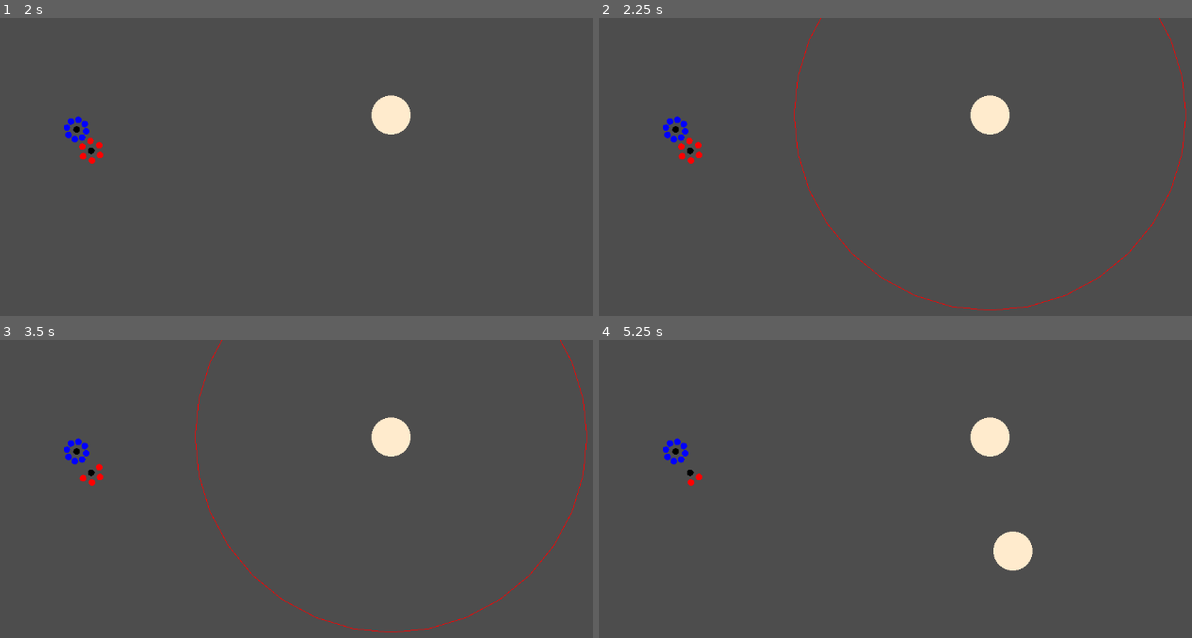
Above: before the commit, frames 1-4 (two rows, left to right).
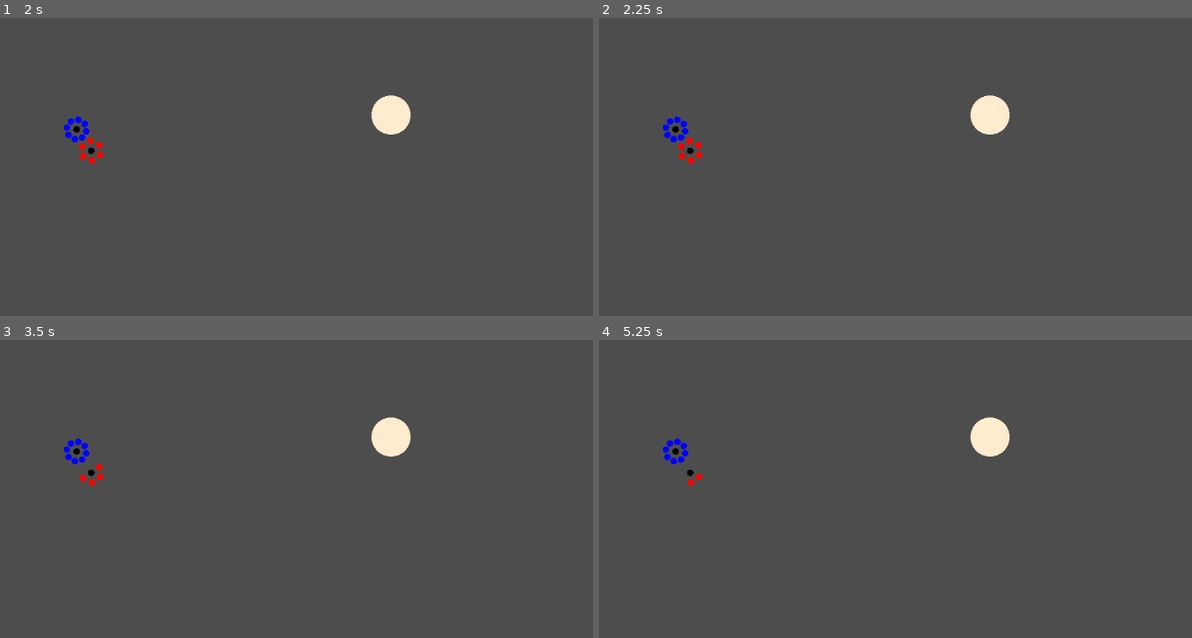
Above: after the commit, the same moments.

Repository: the-alex-g/CardGame
Game: Godot game, scene res://world/world.tscn
Two runs of this game, one before a commit and one after it. Both use one fixed random seed, a clock stepped at 60 frames per second and the inputs below.
Inputs (mouse positions are in pixels of both pictures, inside the frame that each line leads up to):
- Up to frame 1 (2 s): move the mouse to (29, 59) at 0.52 s; click (29, 59) at 0.67 s; move the mouse to (100, 161) at 1.27 s; click (100, 161) at 1.42 s
- Up to frame 2 (2.25 s): tap Enter at 2 s; move the mouse to (990, 116) at 2.02 s; click (990, 116) at 2.17 s
- Up to frame 3 (3.5 s): tap Space at 2.75 s; move the mouse to (338, 635) at 2.77 s; click (338, 635) at 2.92 s
- Up to frame 4 (5.25 s): tap Enter at 3.5, 5 s; move the mouse to (outside the picture) at 3.52 s; click (outside the picture) at 3.67 s; tap Space at 4.25 s; move the mouse to (747, 489) at 4.27 s; click (747, 489) at 4.42 s; move the mouse to (1014, 551) at 5.02 s; click (1014, 551) at 5.17 s

Frame 1 is identical in both runs. In frame 2, 0.5% of the frame differs, in the area x 32-100%, y 0-99%; in frame 3, 0.5%; in frame 4, 0.7%, in the area x 66-74%, y 64-78%.

Commit message:
Add damage, heal, and resurrection spells

Diff:
--- a/project/shared/selection_manager.gd
+++ b/project/shared/selection_manager.gd
@@ -1,17 +1,17 @@
 extends Node
 
-enum ObjectTypes {NONE, TOWER, UNIT, CAPTAIN}
+enum ObjectTypes {NONE, TOWER, UNIT, CAPTAIN, SPELL}
 
-var object : Node2D : set = _set_object
+var object : Node : set = _set_object
 var selected_object_type : int : get = _get_selected_object_type
 var block_selection := false
 
 
 func _ready()->void:
-	object = load("res://towers/tower.tscn").instantiate()
+	object = Spell.new()
 
 
-func _set_object(value:Node2D)->void:
+func _set_object(value:Node)->void:
 	object = value
 	if object != null:
 		object.ready.connect(Callable(self, "_on_object_tree_entered"), CONNECT_ONE_SHOT)
@@ -28,5 +28,7 @@
 		return ObjectTypes.UNIT
 	elif object is Captain:
 		return ObjectTypes.CAPTAIN
+	elif object is Spell:
+		return ObjectTypes.SPELL
 	else:
 		return ObjectTypes.NONE
--- a/project/shared/target.gd
+++ b/project/shared/target.gd
@@ -16,13 +16,13 @@
 	pass
 
 
+func heal(_heal_array:Array)->void:
+	pass
+
+
 func _set_is_dead(value:bool)->void:
 	if not is_dead:
 		is_dead = true
 		died.emit()
 		queue_free()
 	is_dead = value
-
-
-func _resolve_click()->void:
-	pass
--- a/project/soldier/soldier.gd
+++ b/project/soldier/soldier.gd
@@ -4,12 +4,13 @@
 signal shoot(ammo, from)
 
 @export var stats := Stats.new(8, 0, 0, 0, 0, DiceCombiner.new([8], 0))
+@export var color := Color.BLUE
 @export_enum("Melee", "Ranged") var soldier_type := "Melee"
 
 var attack : Attack : get = _get_attack
 var captain_bonus : Stats : set = _set_captain_bonus
 
-@export var color := Color.BLUE
+@onready var max_health := stats.health
 
 
 func _draw()->void:
@@ -22,6 +23,10 @@
 		stats.health -= incoming_attack.damage
 		if stats.health <= 0:
 			hide()
+
+
+func heal(amount:int)->void:
+	stats.health = min(stats.health + amount, max_health)
 
 
 func _get_attack()->Attack:
--- /dev/null
+++ b/project/spells/spell.gd
@@ -0,0 +1,44 @@
+class_name Spell
+extends Node
+
+enum TargetTypes {UNIT, TOWER}
+enum Type {HEAL, DAMAGE, RESURRECT}
+
+@export var target_type : TargetTypes = TargetTypes.UNIT
+@export var type : Type = Type.RESURRECT
+# a heal spell needs a "targets" field and a "amount" field
+# a damage spell needs a "targets" field and a "damage" field
+# a resurrect spell needs a "targets" field and a "percent_health" field
+@export var info := {"targets":7, "percent_health":1.0}
+
+@onready var _parent : Target = get_parent()
+
+
+func _ready()->void:
+	match type:
+		Type.HEAL:
+			_resolve_healing()
+		Type.DAMAGE:
+			_resolve_damage()
+		Type.RESURRECT:
+			_resolve_resurrection()
+	queue_free()
+
+
+func _resolve_healing()->void:
+	var heal_array := []
+	for _i in info.targets:
+		heal_array.append(info.amount)
+	_parent.heal(heal_array)
+
+
+func _resolve_damage()->void:
+	var attack_array := []
+	for _i in info.targets:
+		attack_array.append(Attack.new(21, info.damage))
+	_parent.damage(attack_array)
+
+
+func _resolve_resurrection()->void:
+	if _parent is Unit:
+		_parent.resurrect(info.targets, info.percent_health)
--- a/project/towers/tower.gd
+++ b/project/towers/tower.gd
@@ -7,6 +7,8 @@
 
 var _waiting_for_tower_spawn := false : set = _set_waiting_for_tower_spawn
 var _tower_spawn_circle : PackedVector2Array
+
+@onready var _max_health := health
 
 
 func _ready()->void:
@@ -22,6 +24,12 @@
 		_set_is_dead(true)
 
 
+func heal(heal_array:Array)->void:
+	print("tower healed")
+	for amount in heal_array:
+		health = min(health + amount, _max_health)
+
+
 func _draw()->void:
 	if _waiting_for_tower_spawn:
 		draw_polyline(_tower_spawn_circle, Color.RED, 1.0)
@@ -35,6 +43,8 @@
 				_locate_tower()
 			SelectionManager.ObjectTypes.UNIT:
 				_spawn_unit()
+			SelectionManager.ObjectTypes.SPELL:
+				_apply_spell(SelectionManager.object)
 
 
 func _locate_tower()->void:
@@ -63,3 +73,10 @@
 	_waiting_for_tower_spawn = value
 	SelectionManager.block_selection = value
 	queue_redraw()
+
+
+func _apply_spell(spell:Spell)->void:
+	if spell.target_type == Spell.TargetTypes.TOWER:
+		add_child(spell)
+	else:
+		print("invalid target")
--- a/project/unit/soldier_container.gd
+++ b/project/unit/soldier_container.gd
@@ -10,11 +10,8 @@
 var attacks : Array : get = _get_attacks
 var _captain : Captain
 
+@onready var _parent : Unit = get_parent()
 @onready var _soldiers : Node2D = $Soldiers
-
-
-func _ready()->void:
-	assert(get_parent() is Unit, "There is a SoldierContainer who's parent is not a Unit")
 
 
 func damage(attack_array:Array)->void:
@@ -26,6 +23,25 @@
 		if _get_soldier_count() == 0 and _captain == null:
 			dead.emit()
 			break
+
+
+func heal(heal_array:Array)->void:
+	for heal_amount in heal_array:
+		for soldier in _get_soldiers():
+			if soldier.stats.health < soldier.max_health:
+				soldier.heal(heal_amount)
+				break
+
+
+func resurrect(number:int, percent_health:float)->void:
+	for _i in number:
+		for soldier in _get_soldiers(false):
+			# this next if statement prevents the soldier that the captain replaces from reanimating
+			if not (_soldiers.get_child(0) == soldier and _captain != null):
+				if not soldier.visible:
+					soldier.stats.health = soldier.max_health * percent_health
+					soldier.show()
+					break
 
 
 func populate_unit()->void:
@@ -62,8 +78,8 @@
 
 func _instance_ammunition(ammo:Ammo, from:Vector2)->void:
 	ammo.global_position = from
-	ammo.direction = get_parent().angle_to_target
-	ammo.bodies_to_ignore.append(get_parent())
+	ammo.direction = _parent.angle_to_target
+	ammo.bodies_to_ignore.append(_parent)
 	get_tree().current_scene.add_child(ammo)
 
 
@@ -71,12 +87,15 @@
 	return _get_soldiers().pick_random()
 
 
-func _get_soldiers()->Array:
-	var soldiers := []
-	for soldier in _soldiers.get_children():
-		if soldier.visible:
-			soldiers.append(soldier)
-	return soldiers
+func _get_soldiers(live := true)->Array:
+	if live:
+		var soldiers := []
+		for soldier in _soldiers.get_children():
+			if soldier.visible:
+				soldiers.append(soldier)
+		return soldiers
+	else:
+		return _soldiers.get_children()
 
 
 func _get_soldier_count()->int:
@@ -90,8 +109,8 @@
 
 
 func _instance_captain(captain:Captain)->void:
-	_soldiers.get_children()[0].hide()
-	captain.root_unit = get_parent()
+	_soldiers.get_child(0).hide()
+	captain.root_unit = _parent
 	if _captain != null:
 		_captain.queue_free()
 	_captain = captain
--- a/project/unit/unit.gd
+++ b/project/unit/unit.gd
@@ -109,6 +109,14 @@
 	_soldier_container.damage(attack_array)
 
 
+func heal(heal_array:Array)->void:
+	_soldier_container.heal(heal_array)
+
+
+func resurrect(number:int, percent_health:float)->void:
+	_soldier_container.resurrect(number, percent_health)
+
+
 func _get_angle_to_target()->float:
 	return get_angle_to(_target.global_position)
 
@@ -131,6 +139,8 @@
 	match SelectionManager.selected_object_type:
 		SelectionManager.ObjectTypes.CAPTAIN:
 			_add_captain(SelectionManager.object)
+		SelectionManager.ObjectTypes.SPELL:
+			_apply_spell(SelectionManager.object)
 
 
 func _add_captain(captain:Captain)->void:
@@ -140,3 +150,11 @@
 
 func _on_soldier_container_dead()->void:
 	_set_is_dead(true)
+
+
+func _apply_spell(spell:Spell)->void:
+	if spell.target_type == Spell.TargetTypes.UNIT:
+		add_child(spell)
+		print("spell happened")
+	else:
+		print("invalid target")
